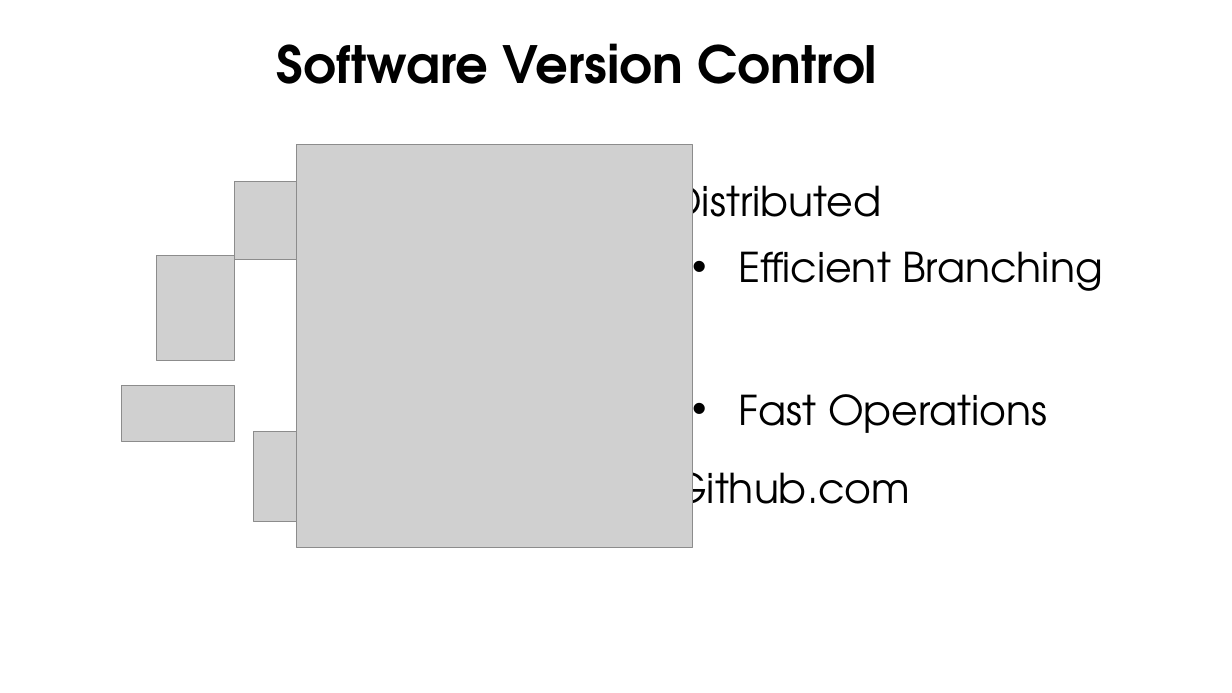
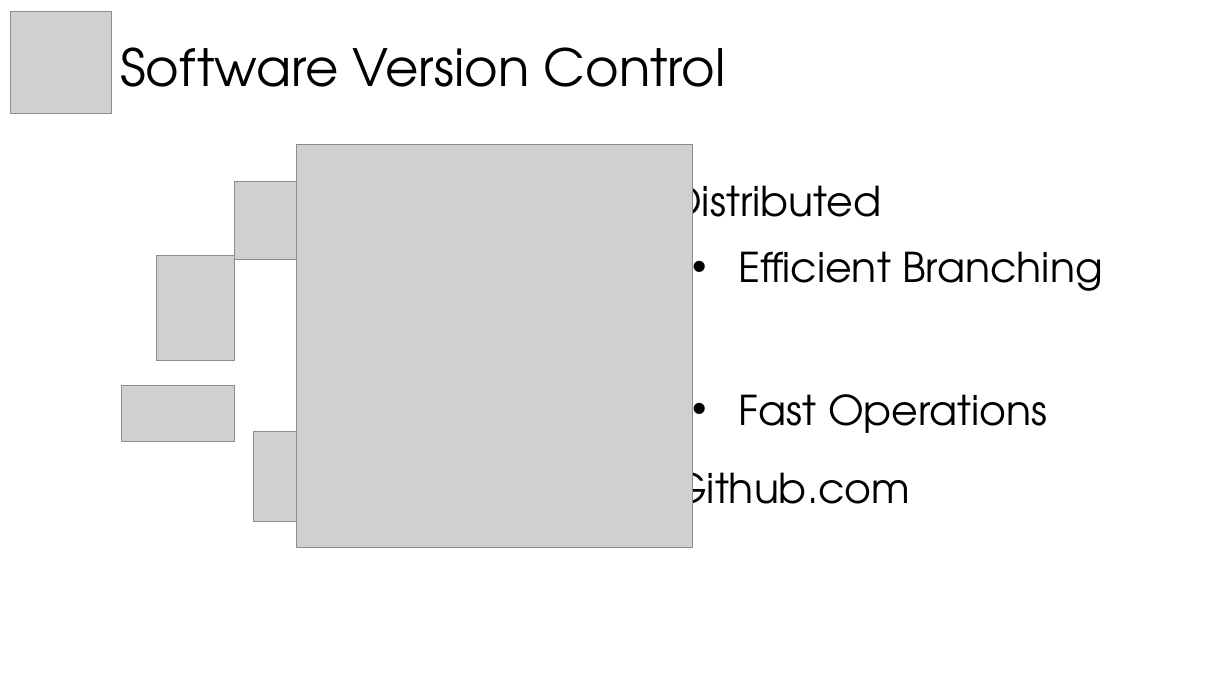
Before and after one commit to opfb21/GitSession, a slide deck: slide 1 of Git Session.pptx. Drawn at 1232x693 pixels with LibreOffice and Linux fonts; fonts in the diff are those of the drawing; grey boxes stand for pictures. Boxes give left, top, right and bottom in pixels: in the first picture for what was removed or moved away, otherwise in the second. Text is boxed around its words. In the diff, an @@ line names an element or a change of style, - is before the commit and + after.

Commit message:
ppt change

```diff
--- a/Git Session.pptx
+++ b/Git Session.pptx
@@ picture added at [10, 11, 111, 114] @@
@@ text "Software Version Control": place and size @@
-text "Software Version Control" at [277, 43, 878, 84]
+text "Software Version Control" at [120, 47, 726, 87]
@@ text "Software Version Control" at [120, 47, 726, 87]: bold off @@
```
